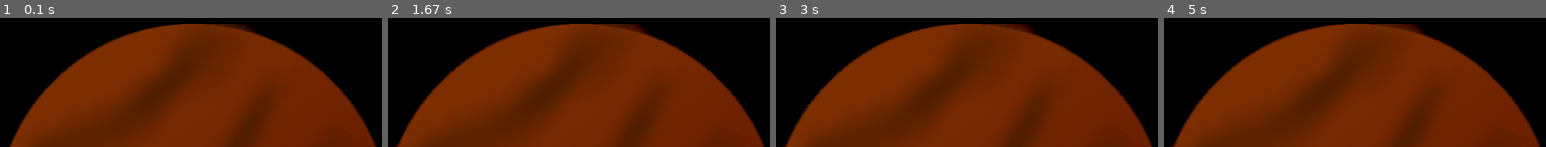
Above: before the commit, frames 1-4 (left to right).
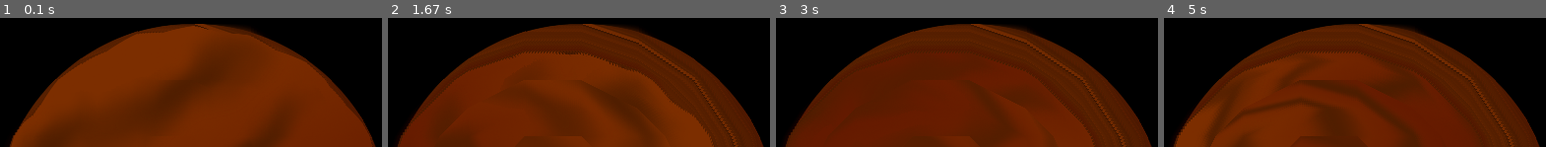
Above: after the commit, the same moments.

Repository: ViperPyWeek/ViperPyweek
Game: pygame game, started from src/copsGame.py
The game is run twice, just before and just after one commit, with the same random seed, the same clock (stepped at 60 frames per second) and the same inputs.
Inputs:
- Up to frame 1 (0.1 s): no input
- Up to frame 2 (1.67 s): no input
- Up to frame 3 (3 s): no input
- Up to frame 4 (5 s): no input

The runs differ from the first frame. In frame 1, 6.3% of the frame differs, in the area x 2-99%, y 4-100%; in frame 2, 22%; in frame 3, 28%, in the area x 1-99%, y 4-100%; in frame 4, 26%.

Commit message:
Primitive rotation, shape lib

Diff:
--- a/src/copsGame.py
+++ b/src/copsGame.py
@@ -1,46 +1,26 @@
 import pygame
 import sys
+import shapesHelpers
 
 pygame.init()
 # if make this into a library remember to change the window in draw functions
 window = pygame.display.set_mode((400, 400))  # creating pygame window
 pygame.display.set_caption("Space Force")
 mars = pygame.image.load(r"Repo\ViperPyweek\src\assets\mars.png")
-
-
-def rect(x, y, width, height, red=155, green=155, blue=155):  # rectangle drawing function
-    pygame.draw.rect(window, (red, green, blue), (x, y, width, height))
-
-
-def line(x1, y1, x2, y2, red=155, green=155, blue=155, strokeWeight=1):  # line drawing function
-    pygame.draw.line(window, (red, green, blue),
-                     (x1, y1), (x2, y2), strokeWeight)
-
-
-def ellipse(x, y, width, height, red=155, green=155, blue=155):  # ellipse drawing function
-    pygame.draw.ellipse(window, (red, green, blue), (x, y, width, height))
-
-
-def triangle(x1, y1, x2, y2, x3, y3, red=155, green=155, blue=155):  # triangle drawing function
-    pygame.draw.polygon(window, (red, green, blue),
-                        ((x1, y1), (x2, y2), (x3, y3)))
-
-
-# takes in a list of coordinates must be a list
-def polygon(coorList, red=155, green=155, blue=255):
-    coorListLen = len(coorList)
-    if coorListLen % 2 != 0:
-        return
-    # the line below is taken from https://stackoverflow.com/questions/1624883/alternative-way-to-split-a-list-into-groups-of-n
-    coorGen = zip(*(iter(coorList),) * 2)
-    coorSets = list(coorGen)
-    pygame.draw.polygon(window, (red, green, blue), (coorSets))
-
+#shapesHelpers.init(400, 400)
+#shapesHelpers.line(1, 1, 400, 400) # shapehelpers is working
 
 def drawPlanet(planetSprite):
     global window
     window.blit(planetSprite, (0, 275))
 
+def rotatePlanet(planet, angle): # https://www.pygame.org/wiki/RotateCenter?parent=CookBook
+    origPlanet = planet.get_rect()
+    rotatedPlanet = pygame.transform.rotate(planet, angle)
+    planetRect = origPlanet.copy()
+    planetRect.center = rotatedPlanet.get_rect().center
+    finalRotate = rotatedPlanet.subsurface(planetRect).copy()
+    return finalRotate
 
 while True:
     for event in pygame.event.get():
@@ -49,8 +29,8 @@
             pygame.quit()
             sys.exit()
     drawPlanet(mars) # weird blotch on it, when i take out of loop it disappears?
-    angle = 90  # play around with this a bit
-    # mars = pygame.transform.rotate(window, angle) # cant get it rotating right, try uncommenting this line to see current rotation
+    angle = -1  # play around with this a bit
+    mars = rotatePlanet(mars, angle)
     pygame.display.update()  # updates the display
 
 
--- /dev/null
+++ b/src/shapesHelpers.py
@@ -0,0 +1,34 @@
+import pygame
+
+
+def init(sizeX, sizeY):
+    global window
+    window = pygame.display.set_mode((sizeX, sizeY))
+
+def rect(x, y, width, height, red=155, green=155, blue=155):  # rectangle drawing function
+    pygame.draw.rect(window, (red, green, blue), (x, y, width, height))
+
+
+def line(x1, y1, x2, y2, red=155, green=155, blue=155, strokeWeight=1):  # line drawing function
+    pygame.draw.line(window, (red, green, blue),
+                     (x1, y1), (x2, y2), strokeWeight)
+
+
+def ellipse(x, y, width, height, red=155, green=155, blue=155):  # ellipse drawing function
+    pygame.draw.ellipse(window, (red, green, blue), (x, y, width, height))
+
+
+def triangle(x1, y1, x2, y2, x3, y3, red=155, green=155, blue=155):  # triangle drawing function
+    pygame.draw.polygon(window, (red, green, blue),
+                        ((x1, y1), (x2, y2), (x3, y3)))
+
+
+# takes in a list of coordinates must be a list
+def polygon(coorList, red=155, green=155, blue=255):
+    coorListLen = len(coorList)
+    if coorListLen % 2 != 0:
+        return
+    # the line below is taken from https://stackoverflow.com/questions/1624883/alternative-way-to-split-a-list-into-groups-of-n
+    coorGen = zip(*(iter(coorList),) * 2)
+    coorSets = list(coorGen)
+    pygame.draw.polygon(window, (red, green, blue), (coorSets))
Renamed: src/pygameShapesLib.py -> archive/pygameShapesLib.py
